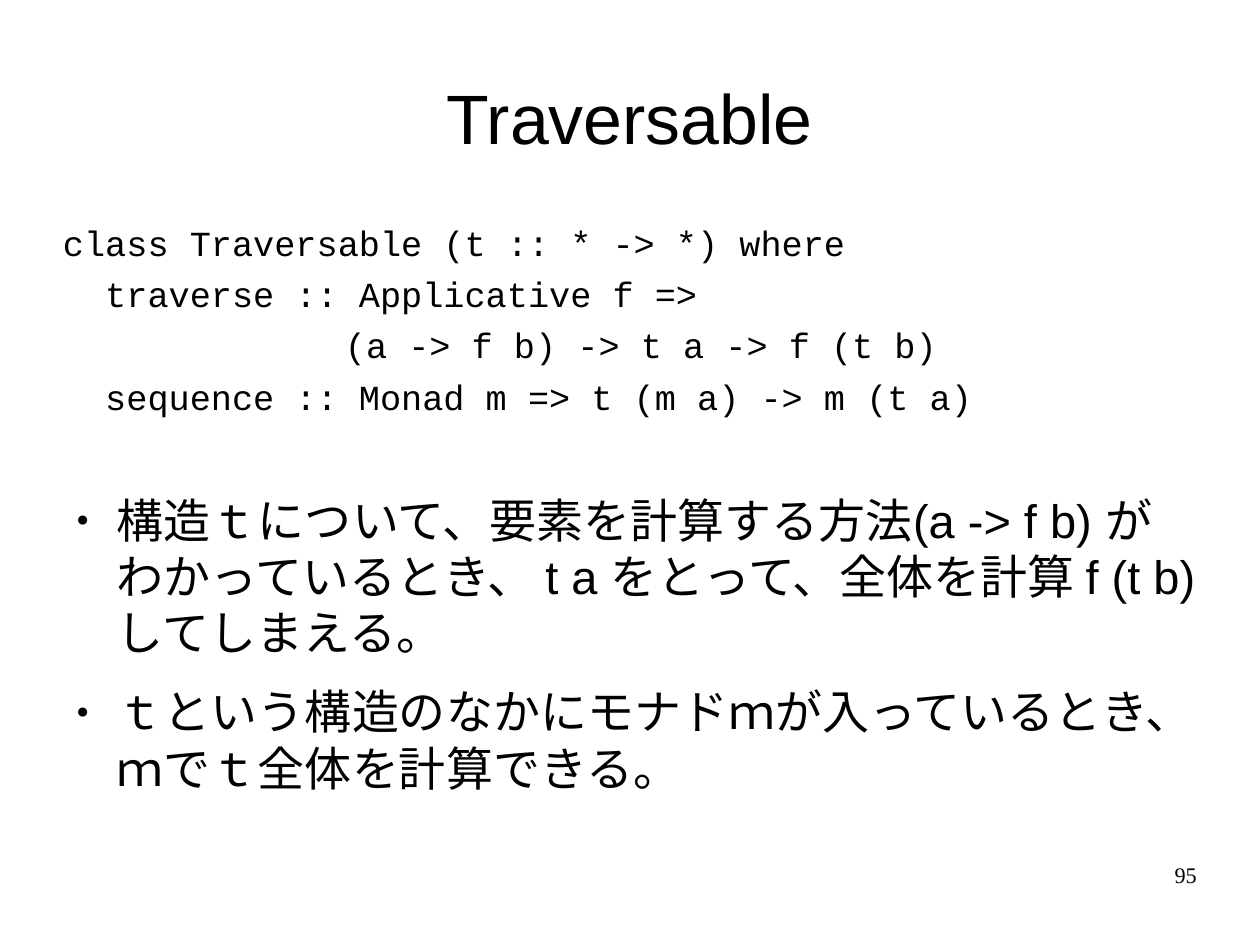
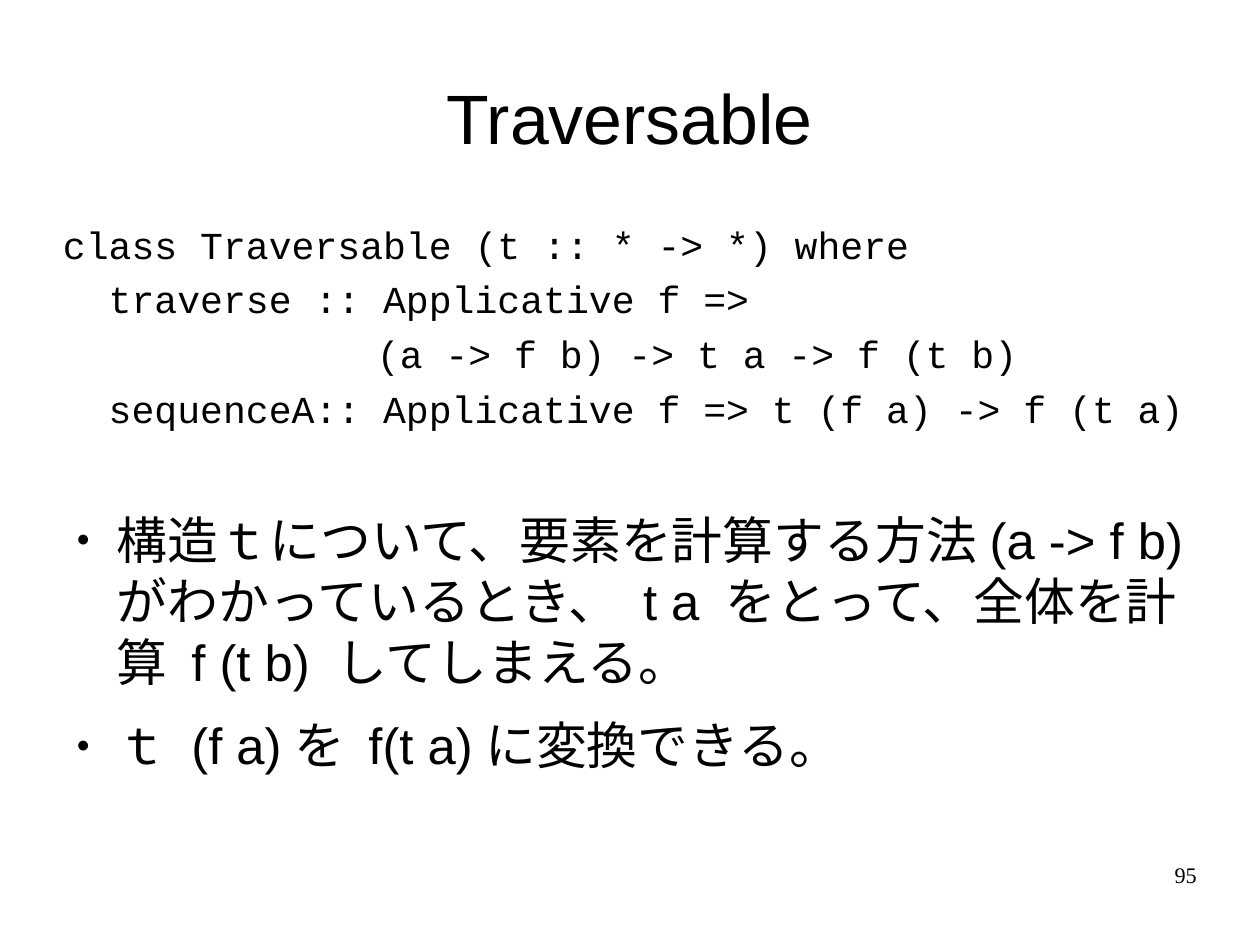
Before and after one commit to nushio3/learn-haskell, a slide deck: slide 95 of Tsukuba-2016.odp. Drawn at 1260x945 pixels with LibreOffice and Linux fonts; fonts in the diff are those of the drawing. Boxes give left, top, right and bottom in pixels: in the first picture for what was removed or moved away, otherwise in the second. Text is boxed around its words. In the diff, an @@ line names an element or a change of style, - is before the commit and + after.

```diff
--- a/Tsukuba-2016.odp
+++ b/Tsukuba-2016.odp
@@ text at (63,232,1183,691): size 22.2 to 24 pt in "class Traversable (t :: * -> *) ...", "traverse :: Applicative f =>", "(a -> f b) -> t a ..."; size 29.6 to 32 pt in "構造ｔについて、要素を計算する方法(a -> f b) がわかっているとき、 t a ..." @@
@@ text at (109,396,1184,431): text changed; size 22.2 to 24 pt @@
-sequence :: Monad m => t (m a) -> m (t a)
+sequenceA:: Applicative f => t (f a) -> f (t a)
@@ text at (117,721,840,775): text changed; size 29.6 to 32 pt @@
-● ｔという構造のなかにモナドｍが入っているとき、ｍでｔ全体を計算できる。
+● ｔ (f a)を f(t a)に変換できる。
```
Also in this commit, not shown: 5 other files.
